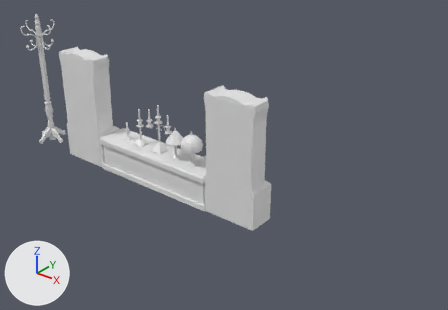
Renders of the Blender file Arte/Escenario/Modelo3D/Escenario.blend from each side of a commit.
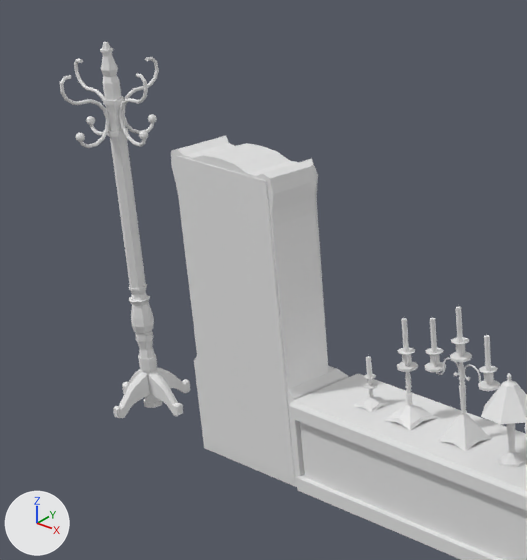
The first picture shows the older version from a 50 mm lens placed at (173.8, -227.3, 123.3), pointed at (40.4, -60.5, 19.9). The close-ups show both versions on the part from 0% to 40% of the width and 0% to 62% of the height of that picture; other places that the commit changed are outside them. Arrows for +X, +Y and +Z are at lower left; the lights stay in place.

Objects in the first close-up: 'Base', 'Base.001', 'Base.002', 'Cone', 'Copa', 'Copa.001', 'Mueble_entre_estanteias', 'Palo', 'Palo.002', 'Parte de atras estanteria_2', 'Pata', 'Pata.001', 'Pata.002', 'Pata.003', 'Percha', 'Percha.001', 'Percha.002', 'Percha.003', 'Perchero_LowPoly', 'Vela.001', 'Vela.002'.
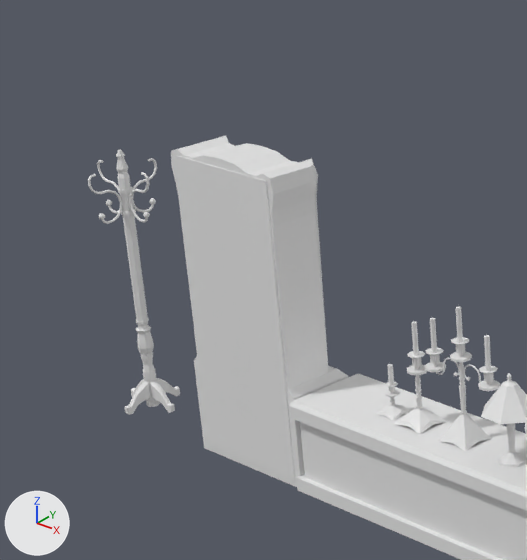
Where the newer file only moved an object's origin or applied its transform, the numbers keep the older frame.

Where the change shows, as pixel boxes (x1, y1, x2, y2) in the close-ups (527 x 560 px; the box of a moved part takes in the faces that stretch with it):
'Perchero_LowPoly', reshaped (29% narrower, 29% shorter)
    before: (100, 42, 162, 408)
    after: (116, 149, 160, 407)
'Base', moved
    before: (383, 404, 437, 431)
    after: (394, 408, 448, 434)
'Pata.001', moved, rescaled (29% narrower, 26% shorter)
    before: (113, 372, 150, 418)
    after: (125, 381, 151, 415)
'Percha.001', reshaped, moved, turned, rescaled
    before: (60, 75, 109, 148)
    after: (88, 174, 122, 224)
'Pata.003', moved, rescaled (28% narrower, 26% shorter)
    before: (148, 371, 183, 416)
    after: (150, 380, 175, 413)
'Percha.002', reshaped, moved, turned, rescaled
    before: (119, 73, 148, 147)
    after: (129, 172, 150, 223)
'Base.002', moved
    before: (354, 397, 390, 413)
    after: (375, 405, 410, 421)
'Percha.003', reshaped, moved, turned, rescaled
    before: (123, 57, 159, 134)
    after: (132, 158, 157, 213)
'Pata', moved, rescaled (26% narrower, 23% shorter)
    before: (157, 368, 190, 393)
    after: (156, 378, 180, 397)
'Copa', moved
    before: (397, 348, 418, 372)
    after: (407, 351, 427, 375)
'Percha', reshaped, moved, turned, rescaled
    before: (74, 59, 106, 135)
    after: (97, 160, 120, 214)
'Vela.001', moved
    before: (401, 318, 409, 353)
    after: (411, 321, 419, 356)
'Palo', moved
    before: (405, 372, 413, 406)
    after: (415, 375, 423, 409)
'Copa.001', moved
    before: (363, 374, 378, 389)
    after: (385, 382, 400, 397)
'Vela.002', mesh moved
    before: (366, 356, 373, 378)
    after: (387, 364, 394, 386)
'Pata.002', moved, rescaled (25% narrower, 27% shorter)
    before: (122, 369, 141, 394)
    after: (131, 379, 145, 397)
'Palo.002', moved
    before: (369, 389, 374, 398)
    after: (390, 397, 395, 406)
part 2 of me_cylinder_005, moved or reshaped
    before: (60, 57, 159, 148)
    after: (88, 158, 157, 224)

Edits to the bpy script that builds the scene:
```text
Change me_cylinder_003:
    used by ob_perchero_lowpoly; location = (-60.5, -66.0, 22.6); rotation_euler = (0.0, 0.0, 1.679), in degrees (0, 0, 96)
    remove me_cylinder_003.from_pydata(...)  # 344 vertices, 337 faces; spans x -1.9..1.8, y -1.8..1.7, z -22.5..37.4
    add me_cylinder_003.from_pydata(...)  # 344 vertices, 338 faces; spans x -1.3..1.3, y -1.3..1.2, z -22.5..20.7
    me_cylinder_003 part 1: 344 vertices removed from x -1.9..1.8, y -1.8..1.7, z -22.5..37.4; 344 vertices added at x -1.3..1.3, y -1.3..1.2, z -22.5..20.7
Change me_cylinder_005:
    where me_cylinder_005.from_pydata(...)  # 250 vertices, 251 faces; spans x -6.9..14.7, y -0.5..14.1, z -1.3..1.3
    used by ob_percha; location = (-61.9, -66.0, 48.5); rotation_euler = (1.571, -1.571, 0.0), in degrees (90, -90, 0); scale = (0.533, 0.533, 0.533)
    me_cylinder_005 part 2: the whole mesh is multiplied about the mesh origin by the matrix ((0.0, 0.0, 0.384), (0.0, -0.384, 0.0), (0.384, 0.0, 0.0))
Change me_cylinder_014:
    where me_cylinder_014.from_pydata(...)  # 28 vertices, 23 faces; spans x -0.33..0.33, y -0.31..0.34, z -0.38..2.58
    used by ob_vela_002; location = (-8.0, -65.1, 19.4); scale = (1.16, 1.16, 1.16)
    me_cylinder_014 part 3: the whole mesh is moved by (3.86, 0.0, 0.0)
Change ob_pata:
    ob_pata.location: (-60.5, -62.9, 4.3) -> (-60.5, -63.8, 3.1)
    ob_pata.scale: (1.0, 1.0, 1.0) -> (0.722, 0.722, 0.722)
Change ob_pata_001:
    ob_pata_001.location: (-60.5, -69.1, 4.3) -> (-60.5, -68.2, 3.1)
    ob_pata_001.scale: (1.0, 1.0, 1.0) -> (0.722, 0.722, 0.722)
Change ob_pata_002:
    ob_pata_002.location: (-63.6, -66.0, 4.3) -> (-62.7, -66.0, 3.1)
    ob_pata_002.scale: (1.0, 1.0, 1.0) -> (0.722, 0.722, 0.722)
Change ob_pata_003:
    ob_pata_003.location: (-57.4, -66.0, 4.3) -> (-58.3, -66.0, 3.1)
    ob_pata_003.scale: (1.0, 1.0, 1.0) -> (0.722, 0.722, 0.722)
Change ob_percha:
    ob_percha.scale: (0.533, 0.533, 0.533) -> (1.0, 1.0, 1.0)
    ob_percha.location: (-61.9, -66.0, 48.5) -> (-61.5, -66.0, 35.0)
    ob_percha.rotation_euler: (1.571, -1.571, 0.0) -> (0.0, 0.0, -1.571)  # degrees (90, -90, 0) -> degrees (0, 0, -90)
Change ob_percha_001:
    ob_percha_001.rotation_euler: (3.142, -1.571, 0.0) -> (0.0, 0.0, 0.0)  # degrees (180, -90, 0) -> degrees (0, 0, 0)
    ob_percha_001.scale: (0.533, 0.533, 0.533) -> (1.0, 1.0, 1.0)
    ob_percha_001.location: (-60.5, -67.4, 48.5) -> (-60.5, -67.0, 35.0)
Change ob_percha_002:
    ob_percha_002.scale: (0.533, 0.533, 0.533) -> (1.0, 1.0, 1.0)
    ob_percha_002.location: (-59.1, -66.0, 48.5) -> (-59.5, -66.0, 35.0)
    ob_percha_002.rotation_euler: (4.712, -1.571, 0.0) -> (0.0, 0.0, 1.571)  # degrees (270, -90, 0) -> degrees (0, 0, 90)
Change ob_percha_003:
    ob_percha_003.scale: (0.533, 0.533, 0.533) -> (1.0, 1.0, 1.0)
    ob_percha_003.location: (-60.5, -64.6, 48.5) -> (-60.5, -65.0, 35.0)
    ob_percha_003.rotation_euler: (0.0, -1.571, 0.0) -> (0.0, 0.0, 3.142)  # degrees (0, -90, 0) -> degrees (0, 0, 180)
Change ob_base:
    ob_base.location: (0.0, -65.1, 15.0) -> (1.9, -65.1, 15.0)
Change ob_copa:
    ob_copa.location: (0.0, -65.1, 23.7) -> (1.9, -65.1, 23.7)
Change ob_palo:
    ob_palo.location: (0.0, -65.1, 21.3) -> (1.9, -65.1, 21.3)
Change ob_vela_001:
    ob_vela_001.location: (0.0, -65.1, 26.2) -> (1.9, -65.1, 26.2)
Change ob_base_002:
    ob_base_002.location: (-8.0, -65.1, 14.8) -> (-3.5, -65.1, 14.8)
Change ob_copa_001:
    ob_copa_001.location: (-8.0, -65.1, 18.3) -> (-3.5, -65.1, 18.3)
Change ob_palo_002:
    ob_palo_002.location: (-8.0, -65.1, 17.2) -> (-3.5, -65.1, 17.2)
```
